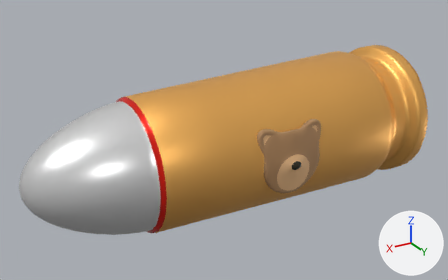
Renders of the FBX model Assets/Resources/Mesh/bearbullet.fbx from each side of a commit.
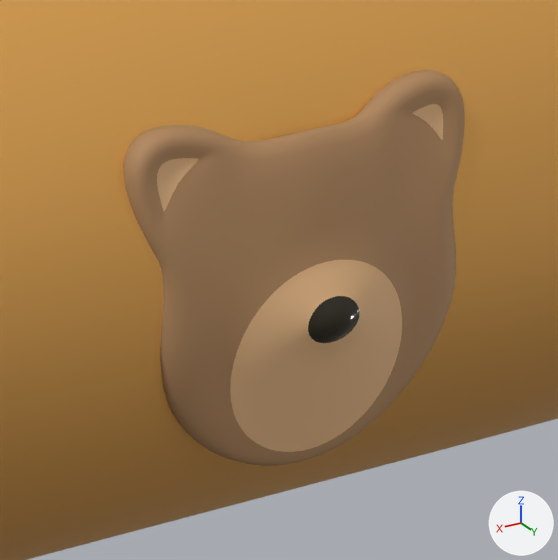
Each version is shown whole from a 50 mm lens placed at (2.7, 7.38, 3.76), pointed at (-1.73, -0.01, 0.07), then close up on the part from 52% to 76% of the width and 38% to 75% of the height. Every picture has the same lights, and +X, +Y and +Z are marked at lower right.
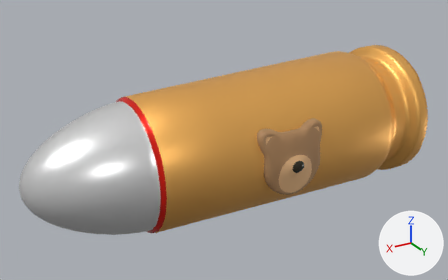
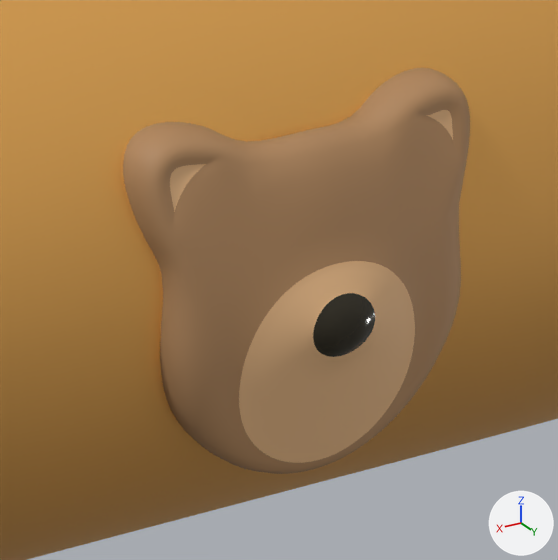
Where the newer file only moved an object's origin or applied its transform, the numbers keep the older frame.

Changed parts and their boxes (x1, y1, x2, y2) in the close-ups (558 x 560 px):
'Circle', reshaped, moved, turned, rescaled: before (123, 70, 465, 466); after (123, 68, 470, 474)

The edits, one by one:
me_circle_002 is used by ob_circle; location (-2.235, 1.019, 0.098); rotation (-1.542, 1.571, 0.0), in degrees (-88, 90, 0); scale (0.501, 0.501, 0.501).
me_circle_002 had 2818 vertices, 2816 faces and spanned x -0.88..1.17, y -1.08..1.07, z -0.3..0.29.
me_circle_002 now has 2818 vertices, 2816 faces and spans x -2.78..-1.69, y 0.81..1.21, z -0.49..0.54.
me_circle_002 part 1: 2818 of 2818 vertices moved; they spanned x -0.88..1.17, y -1.08..1.07, z -0.3..0.29 and now span x -2.78..-1.69, y 0.81..1.21, z -0.49..0.54; mean shift (-2.23, 1.02, 0.11); largest move (1.14, 0.18, 0.02) -> (-2.32, 1.07, -0.48).
Object 'Circle' (ob_circle) turns from (-88, 90, 0) to (0, 0, 0) degrees about x, y and z.
Object 'Circle' (ob_circle) is rescaled from (0.501, 0.501, 0.501) to (1.0, 1.0, 1.0).
Object 'Circle' (ob_circle) moves from (-2.235, 1.019, 0.098) to (0.0, 0.0, 0.0).
